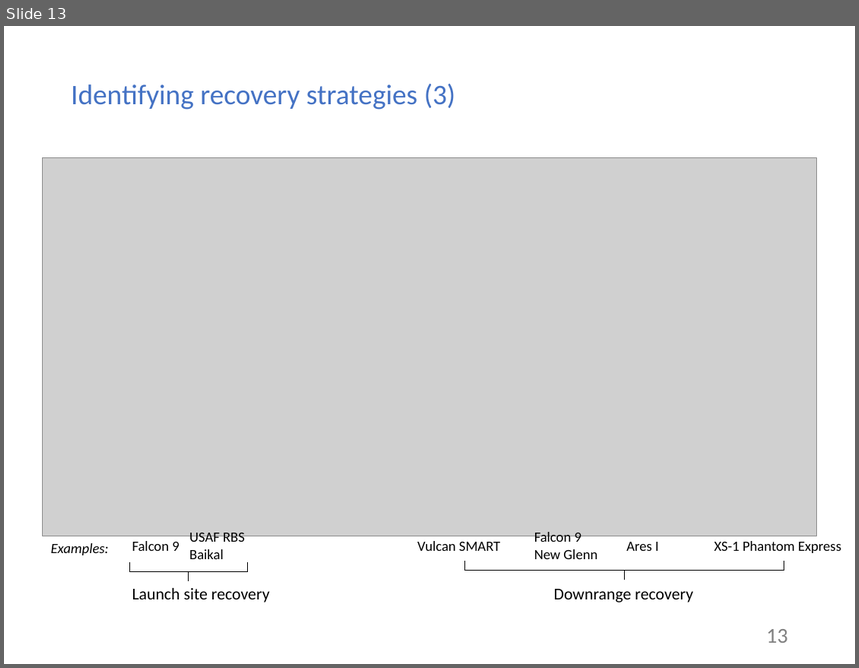
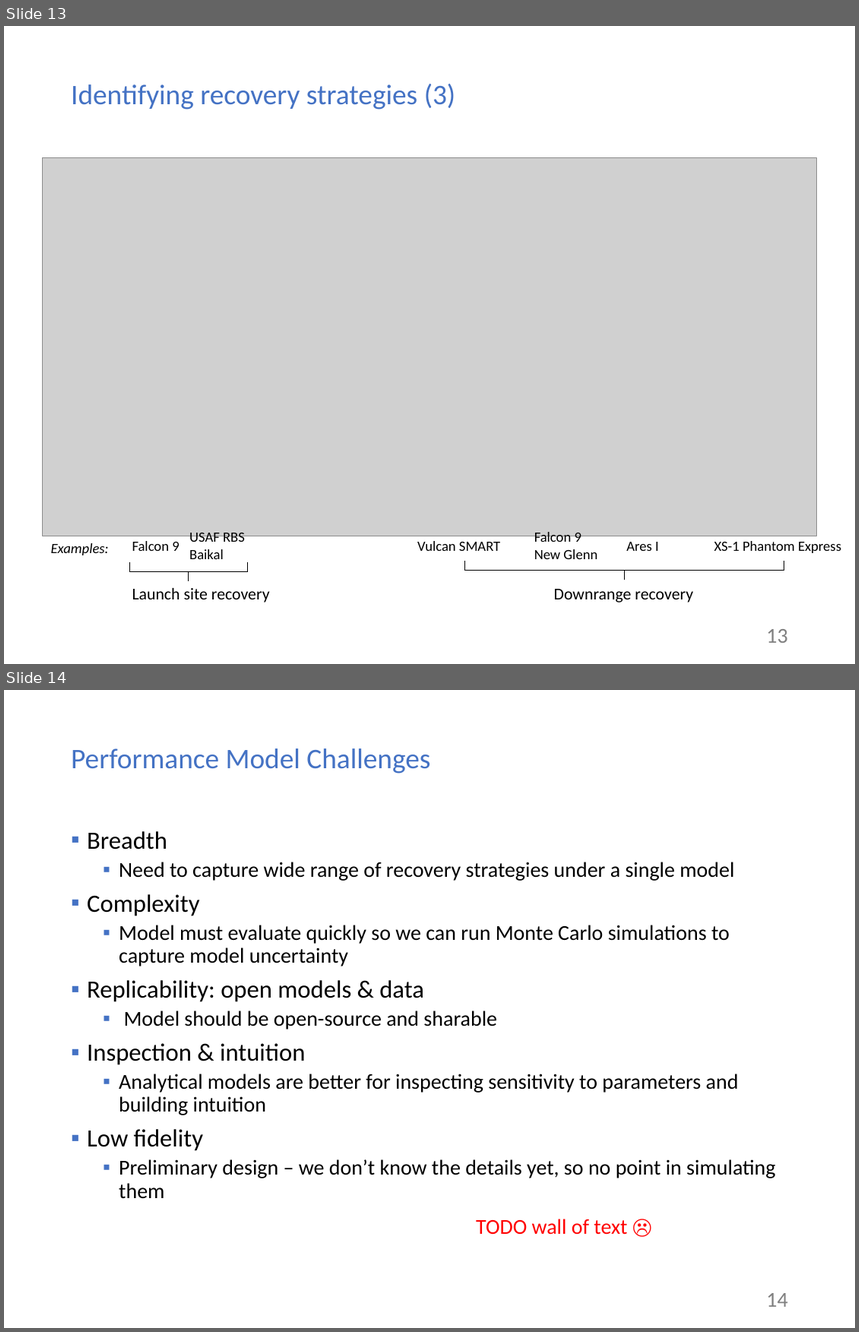
Before and after one commit to mvernacc/lvreuse, a slide deck: presentations/2018-08-27_meeting_w_greg.pptx. Shown one above the other, each under a label of ours: slide 13 before the commit, slides 13 and 14 after it. The pictures are 859x668 and 859x1332 pixels, drawn with LibreOffice and Linux fonts; fonts in the diff are those of the drawing; grey boxes stand for pictures. Boxes give left, top, right and bottom in pixels: in the first picture for what was removed or moved away, otherwise in the second. Text is boxed around its words. In the diff, an @@ line names an element or a change of style, - is before the commit and + after.

Commit message:
Add performance section to presentation.

```diff
--- a/presentations/2018-08-27_meeting_w_greg.pptx
+++ b/presentations/2018-08-27_meeting_w_greg.pptx
@@ slide 14 added at bbox=[4, 690, 855, 1328], background #FFFFFF @@
@@ title added at bbox=[71, 749, 430, 774], 24 pt, text #4472C4 @@
+Performance Model Challenges
@@ text added at bbox=[87, 831, 775, 1199], 18 pt, text #000000 @@
+▪ Breadth
+  ▪ Need to capture wide range of recovery strategies under a single model
+▪ Complexity
+  ▪ Model must evaluate quickly so we can run Monte Carlo simulations to capture model uncertainty
+▪ Replicability: open models & data
+  ▪ Model should be open-source and sharable
+▪ Inspection & intuition
+  ▪ Analytical models are better for inspecting sensitivity to parameters and building intuition
+▪ Low fidelity
+  ▪ Preliminary design – we don’t know the details yet, so no point in simulating them
@@ text added at bbox=[476, 1219, 627, 1235], 18 pt, text #FF0000 @@
+TODO wall of text ☹
@@ page number added at bbox=[766, 1293, 788, 1307], 18 pt, text #808080 @@
+14
```
Also in this commit, not shown: 1 slide changed, 12 other slides added.
